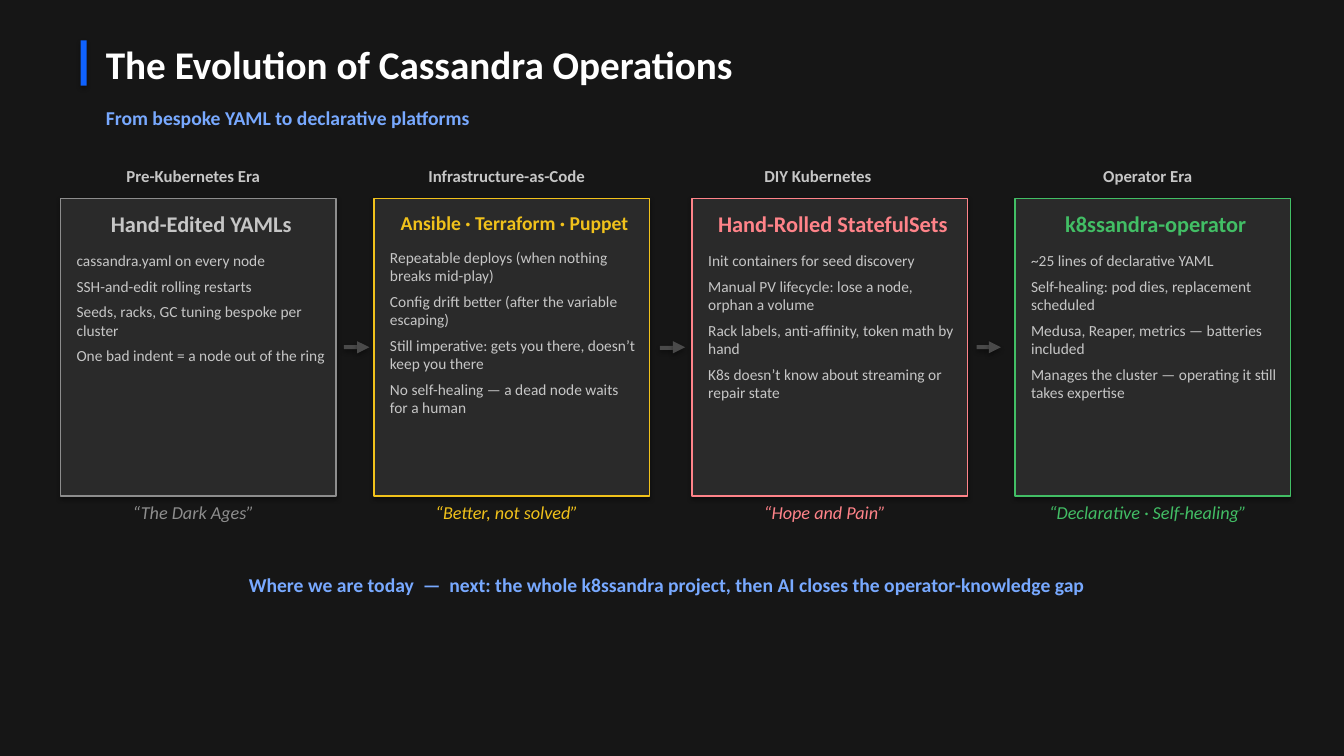
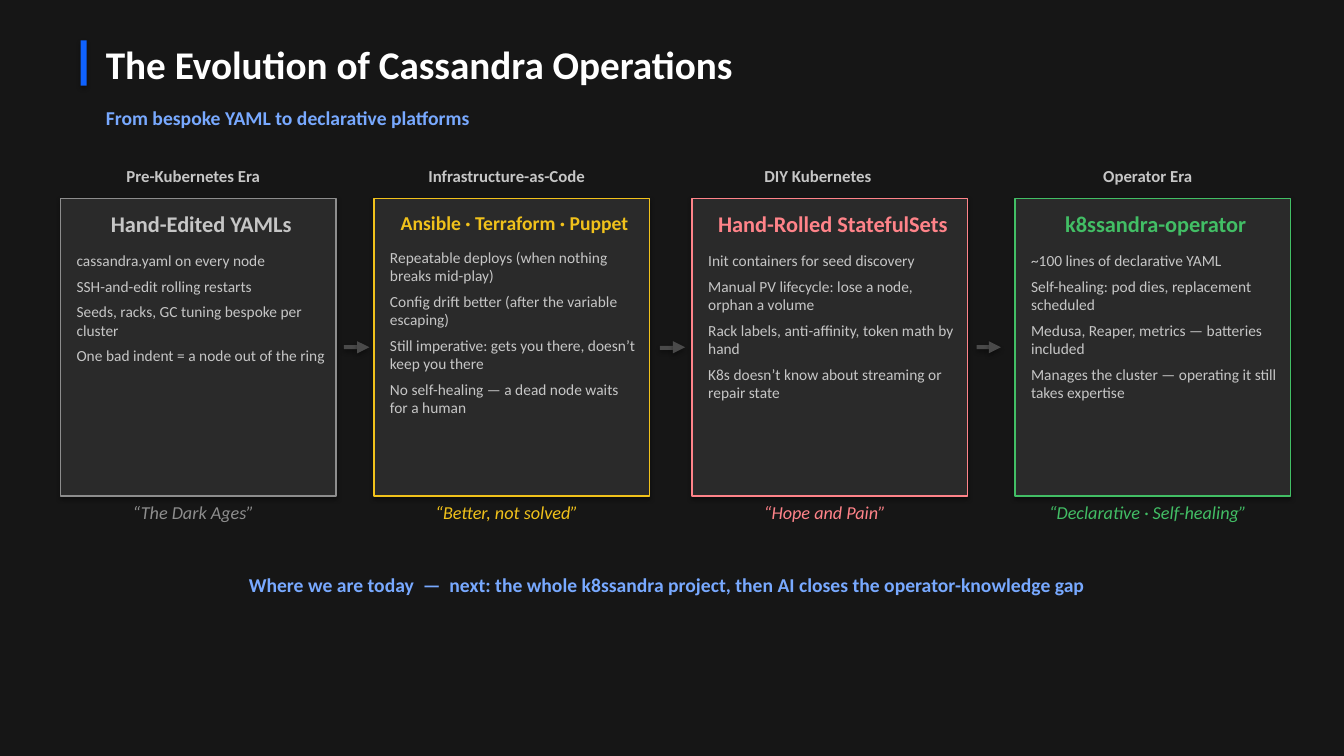
Before and after one commit to jamesc127/k8ssandra-mcp-workshop, a slide deck: slide 2 of k8ssandra-reference-architecture.pptx. Drawn at 1344x756 pixels with LibreOffice and Linux fonts; fonts in the diff are those of the drawing. Boxes give left, top, right and bottom in pixels: in the first picture for what was removed or moved away, otherwise in the second. Text is boxed around its words. In the diff, an @@ line names an element or a change of style, - is before the commit and + after.

```diff
--- a/k8ssandra-reference-architecture.pptx
+++ b/k8ssandra-reference-architecture.pptx
@@ text in rectangle at (x1=1031, y1=255, x2=1221, y2=266): text changed @@
-~25 lines of declarative YAML
+~100 lines of declarative YAML
```
Also in this commit, not shown: 13 other slides changed, 1 slide removed.
